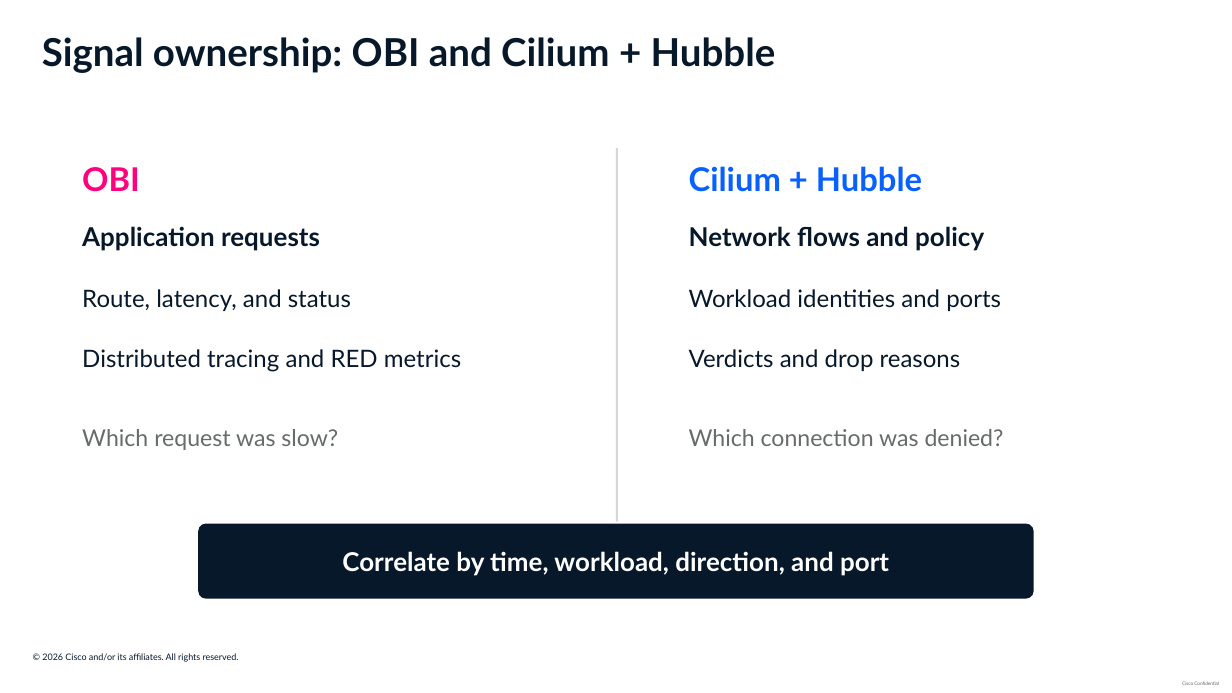
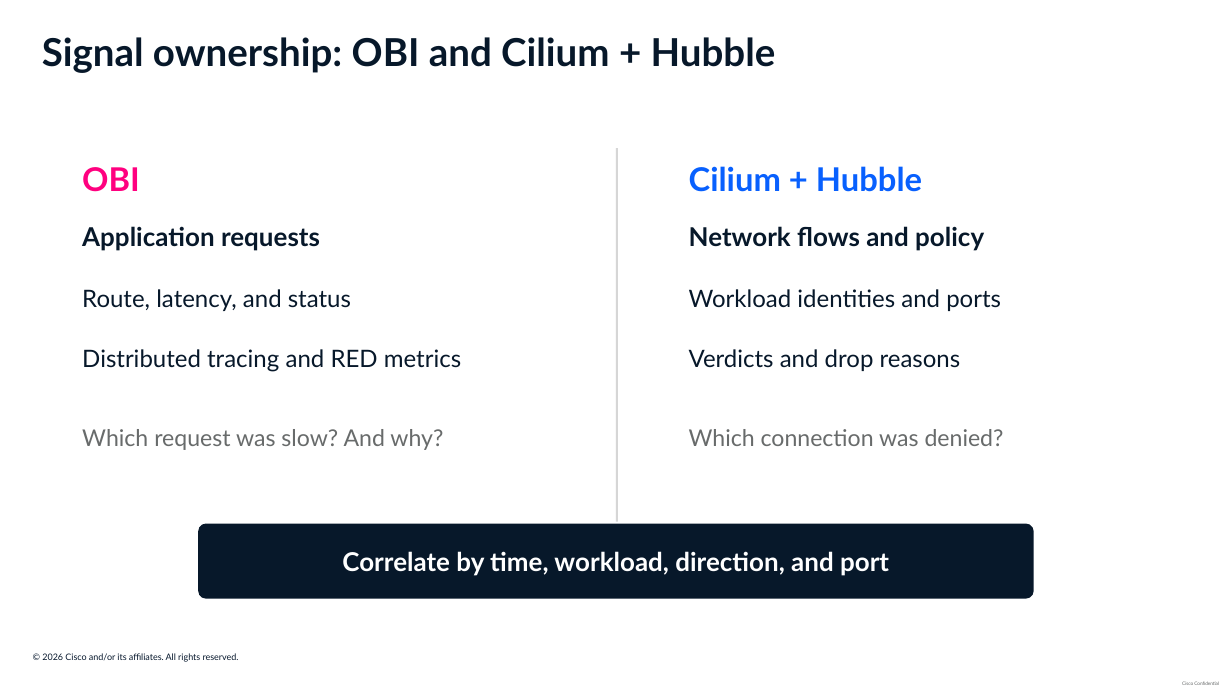
Before and after one commit to ajimenez1503/cilium-obi-demo, a slide deck: slide 4 of slides/cilium-obi-session-deck-latest.pptx. Drawn at 1232x693 pixels with LibreOffice and Linux fonts; fonts in the diff are those of the drawing; background and template pictures are left out. Boxes give left, top, right and bottom in pixels: in the first picture for what was removed or moved away, otherwise in the second. Text is boxed around its words. In the diff, an @@ line names an element or a change of style, - is before the commit and + after.

```diff
--- a/slides/cilium-obi-session-deck-latest.pptx
+++ b/slides/cilium-obi-session-deck-latest.pptx
@@ text at bbox=[82, 429, 443, 450]: text changed @@
-Which request was slow?
+Which request was slow? And why?
```
Also in this commit, not shown: 11 other slides changed, 9 other files.
